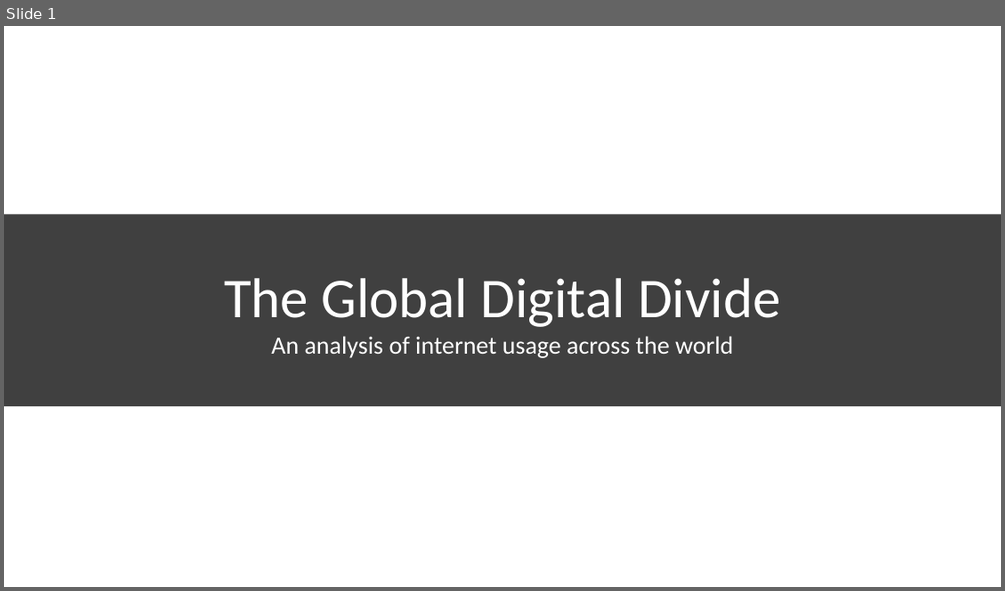
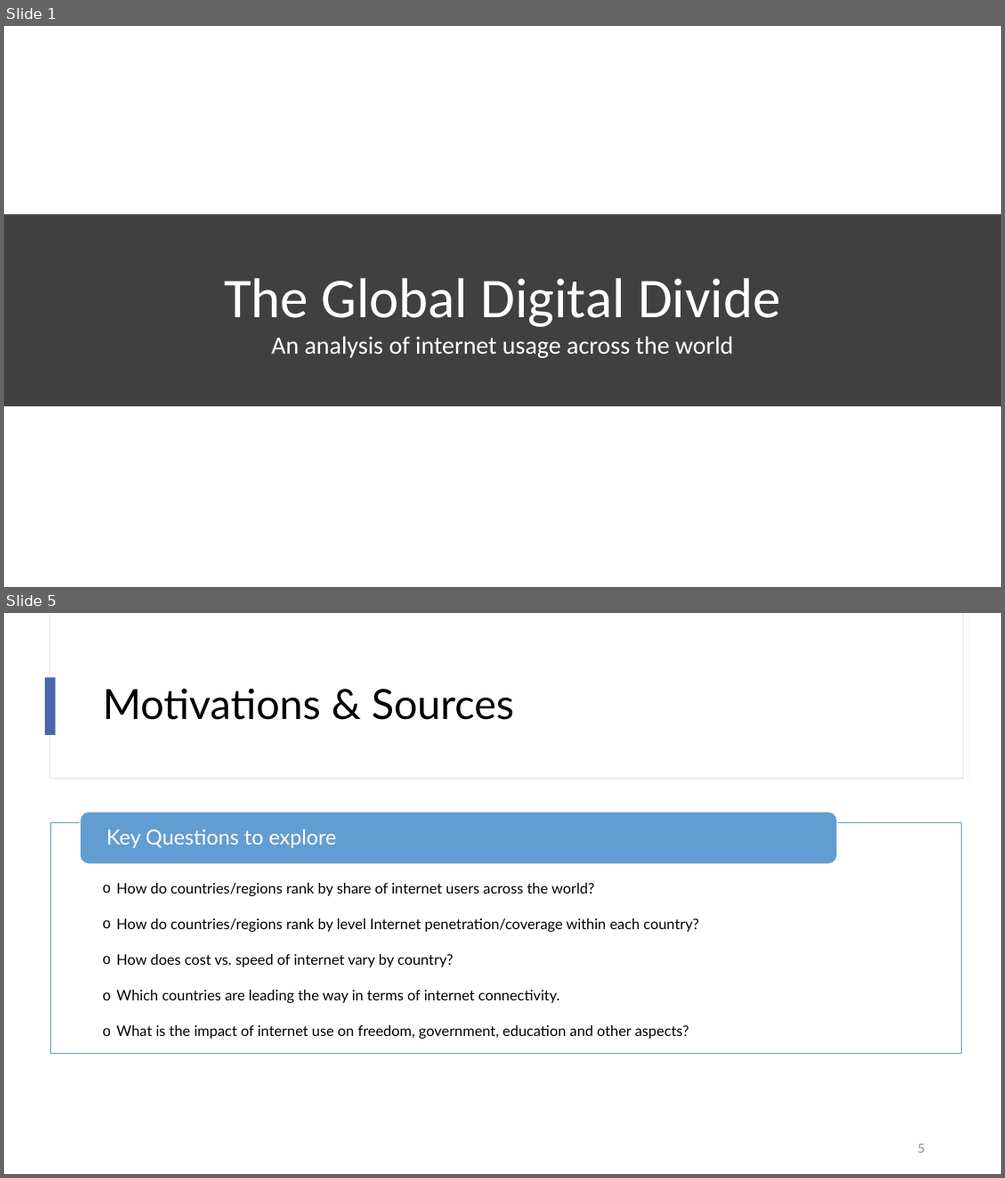
Before and after one commit to lujane-92/Team_Project_2, a slide deck: 03 - Presentation/Digital Disparity - Draft presentation.pptx. Shown one above the other, each under a label of ours: slide 1 before the commit, slides 1 and 5 after it; the slides between them are not shown. The pictures are 1005x591 and 1005x1178 pixels, drawn with LibreOffice and Linux fonts; fonts in the diff are those of the drawing; background and template pictures are left out. Boxes give left, top, right and bottom in pixels: in the first picture for what was removed or moved away, otherwise in the second. Text is boxed around its words. In the diff, an @@ line names an element or a change of style, - is before the commit and + after.

```diff
--- a/03 - Presentation/Digital Disparity - Draft presentation.pptx
+++ b/03 - Presentation/Digital Disparity - Draft presentation.pptx
@@ slide 5 added at (4,613,1001,1174), background #FFFFFF @@
@@ rectangle added at (49,613,963,779), fill #FFFFFF, outline #E4E5F3 0.75 pt @@
@@ rectangle added at (50,613,963,778), fill #FFFFFF @@
@@ rectangle added at (45,677,56,735), fill #4A66AC @@
@@ title added at (103,689,514,720), 40 pt, text #000000 @@
+Motivations & Sources
@@ rectangle added at (51,822,962,1054), fill #FFFFFF at 90% opacity, outline #629DD1 1 pt @@
@@ rounded rectangle added at (80,811,837,864), fill #629DD1, outline #FFFFFF 1 pt @@
@@ text added at (106,829,337,848), 20 pt, text #FFFFFF @@
+Key Questions to explore
@@ text added at (116,883,699,1038), 14 pt, text #000000 @@
+o How do countries/regions rank by share of internet users across the world?
+o How do countries/regions rank by level Internet penetration/coverage within each country?
+o How does cost vs. speed of internet vary by country?
+o Which countries are leading the way in terms of internet connectivity.
+o What is the impact of internet use on freedom, government, education and other aspects?
@@ page number added at (917,1143,924,1152), 12 pt, text #8C8C8C @@
+5
```
Also in this commit, not shown: 2 slides changed, 9 other slides added, 11 slides removed, 14 other files.
